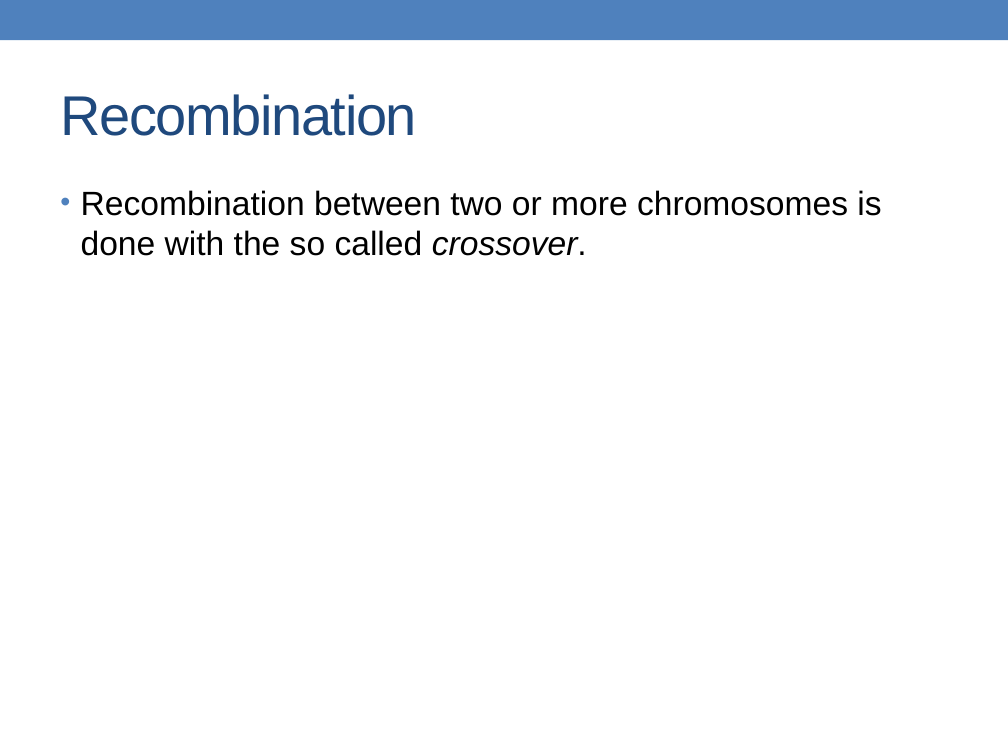
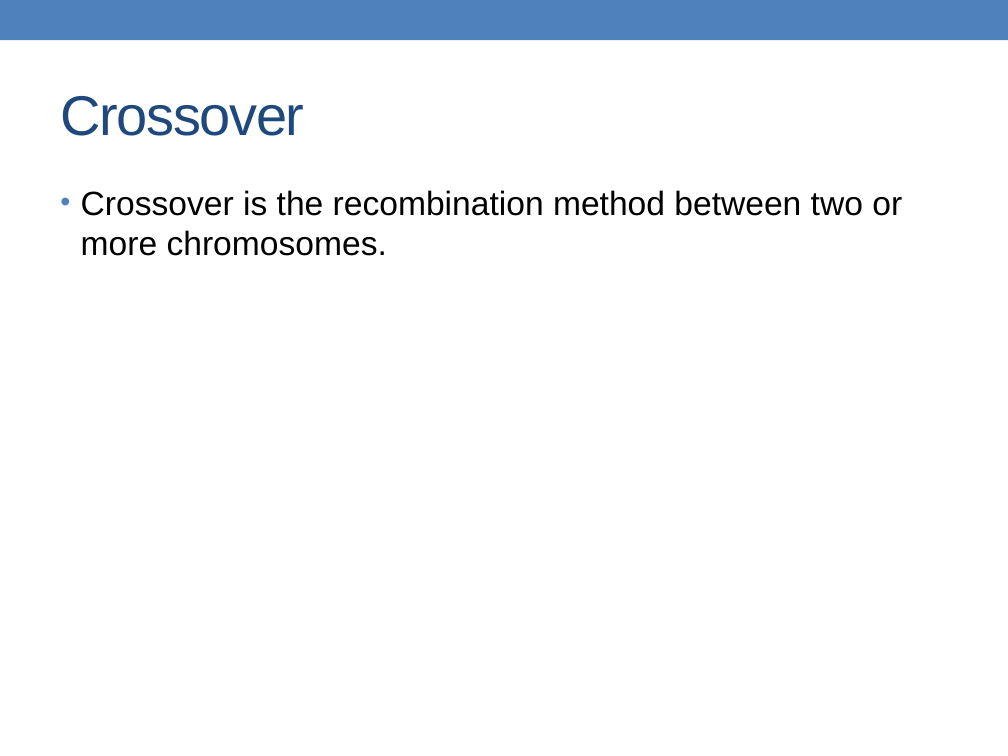
Before and after one commit to alessandrofrancesconi/carwin, a slide deck: slide 22 of presentation.pptx. Drawn at 1008x756 pixels with LibreOffice and Linux fonts; fonts in the diff are those of the drawing. Boxes give left, top, right and bottom in pixels: in the first picture for what was removed or moved away, otherwise in the second. Text is boxed around its words. In the diff, an @@ line names an element or a change of style, - is before the commit and + after.

```diff
--- a/presentation.pptx
+++ b/presentation.pptx
@@ title at <box>60,96,304,136</box>: text changed @@
-Recombination
+Crossover
@@ text at <box>81,190,902,256</box>: text changed @@
-• Recombination between two or more chromosomes is done with the so called crossover.
+• Crossover is the recombination method between two or more chromosomes.
```
Also in this commit, not shown: 2 other slides changed, 12 other files.
